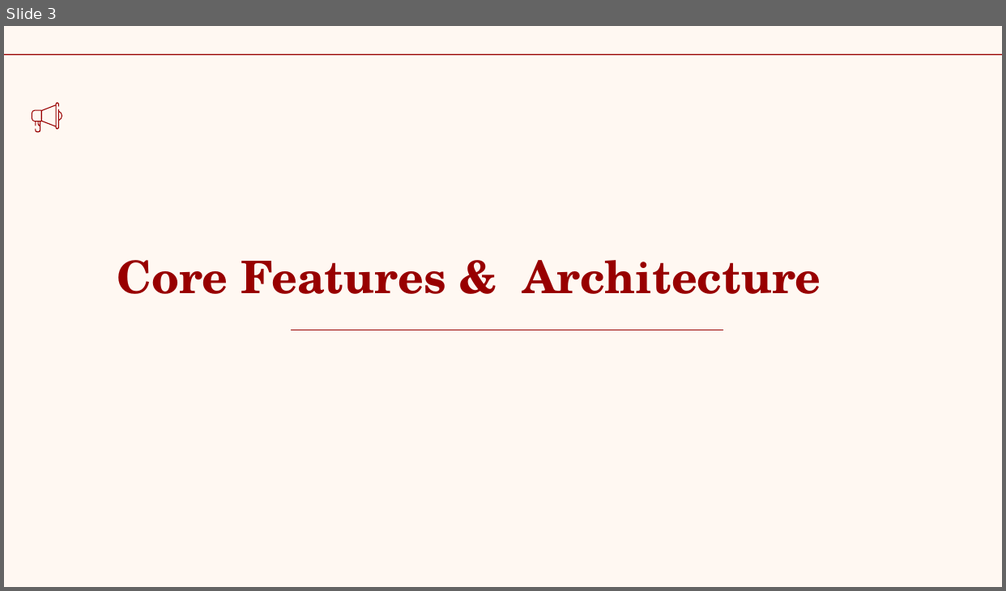
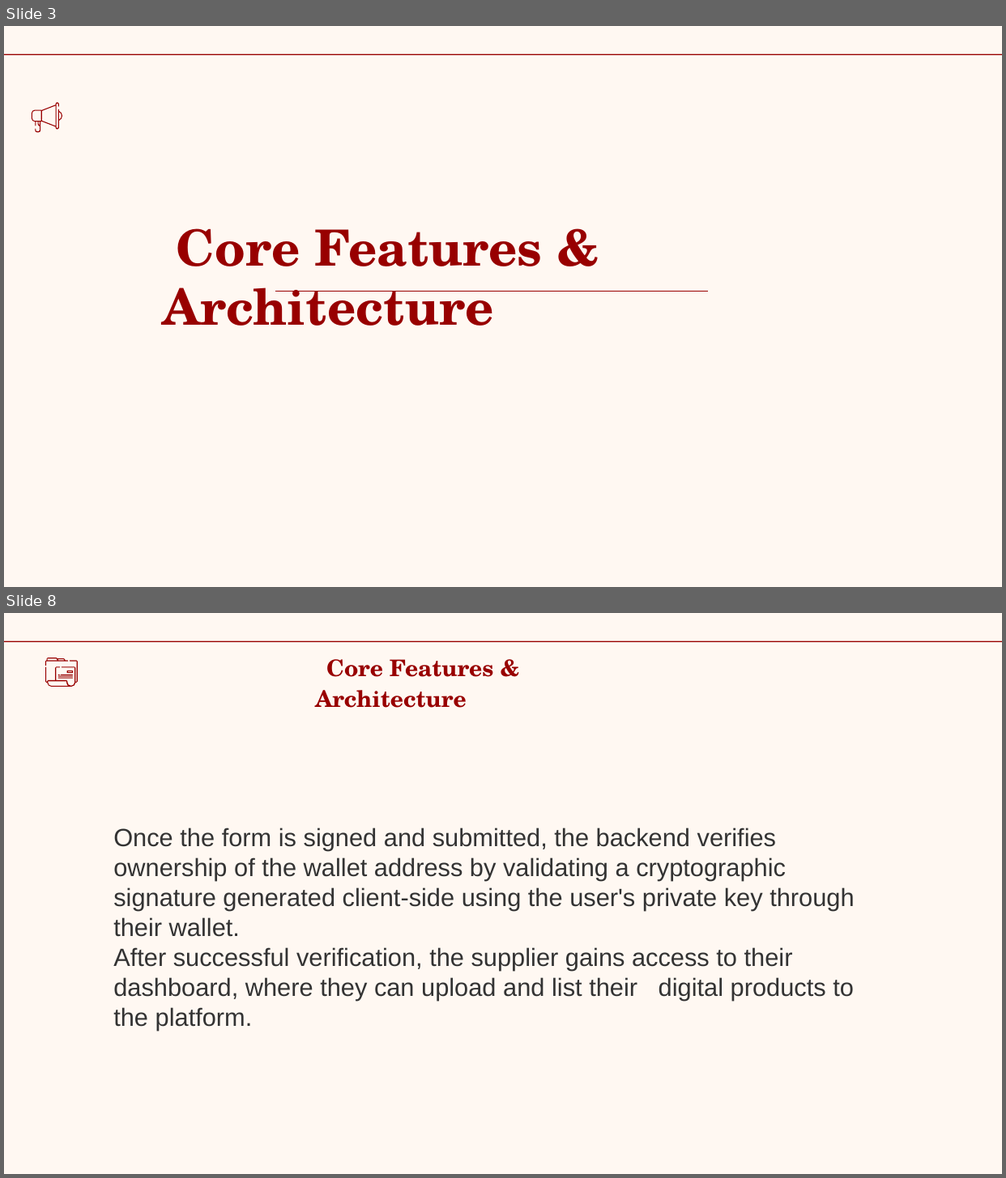
Before and after one commit to stfx86/SupplierMS, a slide deck: overview.pptx. Shown one above the other, each under a label of ours: slide 3 before the commit, slides 3 and 8 after it; the slides between them are not shown. The pictures are 1006x591 and 1006x1178 pixels, drawn with LibreOffice and Linux fonts; fonts in the diff are those of the drawing. Boxes give left, top, right and bottom in pixels: in the first picture for what was removed or moved away, otherwise in the second. Text is boxed around its words. In the diff, an @@ line names an element or a change of style, - is before the commit and + after.

```diff
--- a/overview.pptx
+++ b/overview.pptx
@@ slide 8 added at <box>4,613,1002,1174</box>, background #FFF8F2; not listed: 1 template element that a slide beside it also shows @@
@@ text added at <box>315,659,494,708</box>, 16.5 pt, text #980000, bold @@
+Core Features & Architecture
@@ group added at <box>45,658,77,686</box>: 7 freeform shapes @@
@@ text added at <box>113,828,854,1031</box>, 18 pt, text #333333 @@
+Once the form is signed and submitted, the backend verifies ownership of the wallet address by validating a cryptographic signature generated client-side using the user's private key through their wallet.
+After successful verification, the supplier gains access to their dashboard, where they can upload and list their digital products to the platform.
@@ slide 3 changed as well @@
@@ title "Core Features & Architecture": place and size @@
-title "Core Features & Architecture" at <box>117,260,821,294</box>
+title "Core Features & Architecture" at <box>163,228,542,326</box>
@@ title "Core Features & Architecture" at <box>163,228,542,326</box>: size 32.4 to 36 pt @@
@@ line moved from (722, 331) - (291, 331) to (708, 292) - (275, 292) @@
```
Also in this commit, not shown: 14 other slides changed, 9 other slides added, 1 slide removed, 2 other files.
